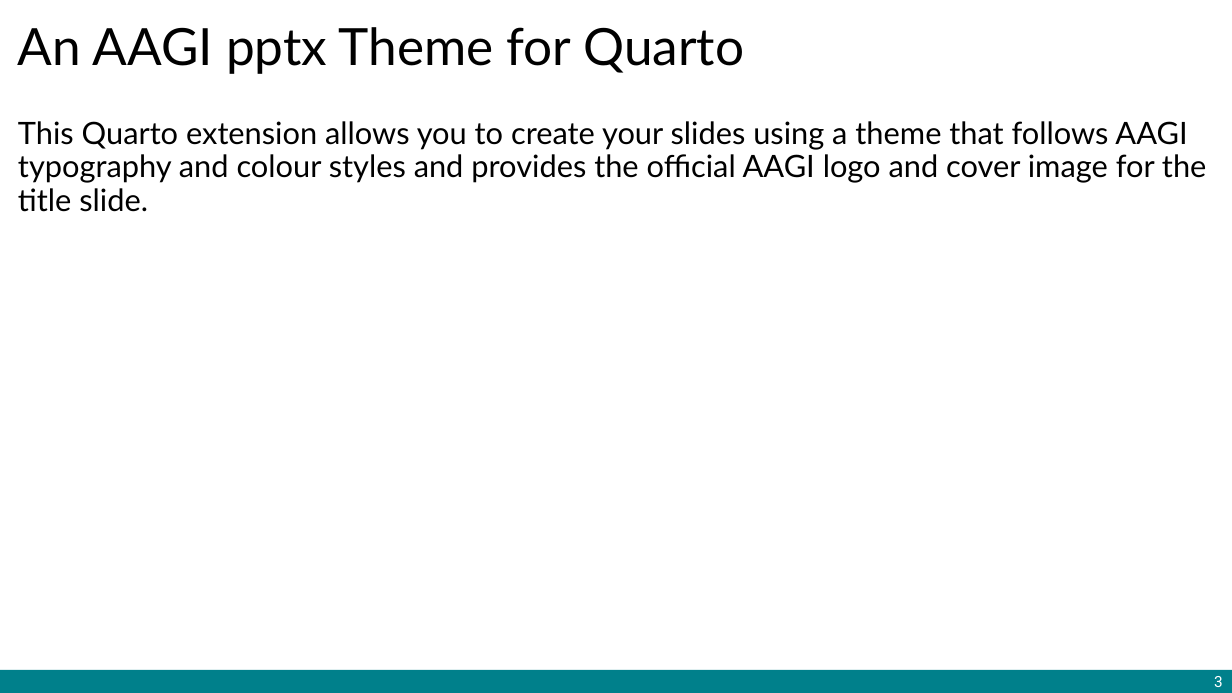
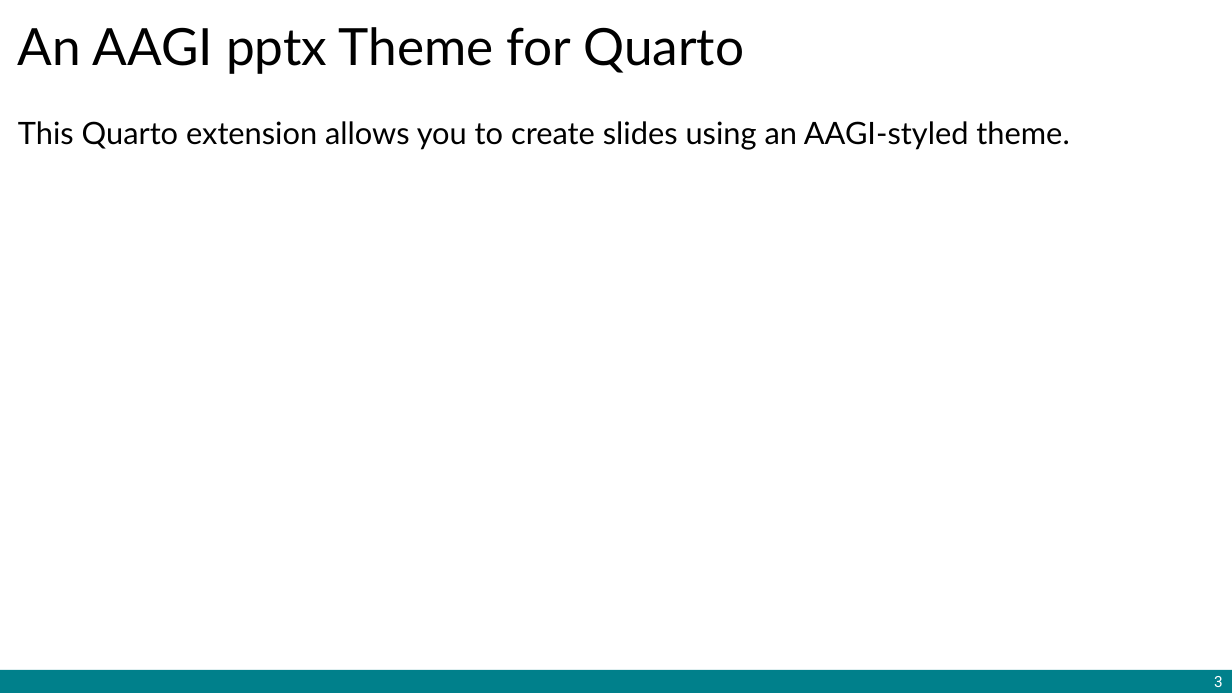
Before and after one commit to AAGI-AUS/AAGIQuarto, a slide deck: slide 3 of template-pptx.pptx. Drawn at 1232x693 pixels with LibreOffice and Linux fonts; fonts in the diff are those of the drawing; background and template pictures are left out. Boxes give left, top, right and bottom in pixels: in the first picture for what was removed or moved away, otherwise in the second. Text is boxed around its words. In the diff, an @@ line names an element or a change of style, - is before the commit and + after.

```diff
--- a/template-pptx.pptx
+++ b/template-pptx.pptx
@@ text at (18,121,1069,150): text changed @@
-This Quarto extension allows you to create your slides using a theme that follows AAGI typography and colour styles and provides the official AAGI logo and cover image for the title slide.
+This Quarto extension allows you to create slides using an AAGI-styled theme.
```
Also in this commit, not shown: 2 other slides changed, 1 slide added, 1 slide removed, 17 other files.
